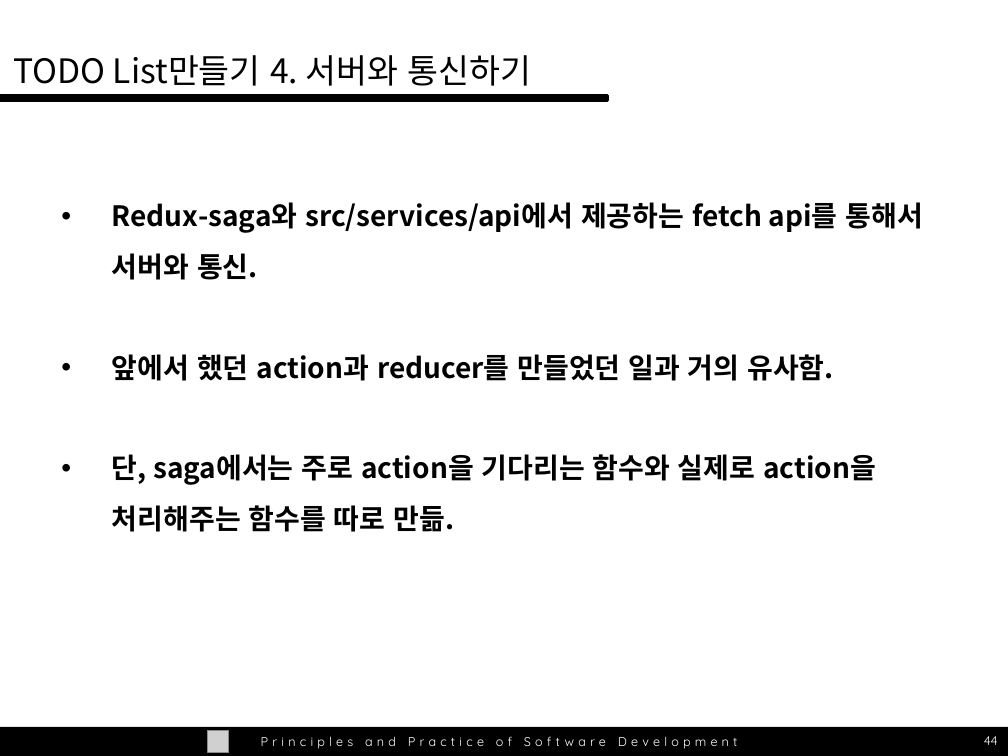
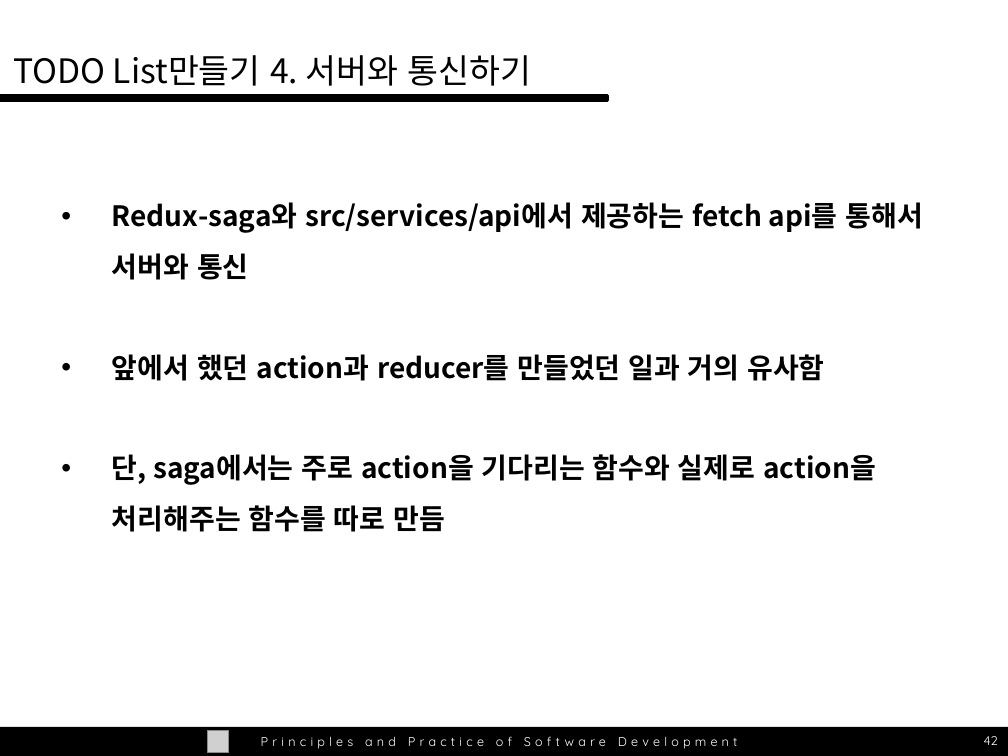
Before and after one commit to wlxyzlw/swpp201701, a slide deck: slide 42 of ta-session/swpp_04.10_redux.pptx (slide 44 before the commit). Drawn at 1008x756 pixels with LibreOffice and Linux fonts; fonts in the diff are those of the drawing; grey boxes stand for pictures. Boxes give left, top, right and bottom in pixels: in the first picture for what was removed or moved away, otherwise in the second. Text is boxed around its words. In the diff, an @@ line names an element or a change of style, - is before the commit and + after.

```diff
--- a/ta-session/swpp_04.10_redux.pptx
+++ b/ta-session/swpp_04.10_redux.pptx
@@ text at [112,202,922,532]: text changed @@
-• Redux-saga와 src/services/api에서 제공하는 fetch api를 통해서 서버와 통신.
-• 앞에서 했던 action과 reducer를 만들었던 일과 거의 유사함.
-• 단, saga에서는 주로 action을 기다리는 함수와 실제로 action을 처리해주는 함수를 따로 만듦.
+• Redux-saga와 src/services/api에서 제공하는 fetch api를 통해서 서버와 통신
+• 앞에서 했던 action과 reducer를 만들었던 일과 거의 유사함
+• 단, saga에서는 주로 action을 기다리는 함수와 실제로 action을 처리해주는 함수를 따로 만듬
@@ page number at [984,736,998,745]: text changed @@
-44
+42
```
Also in this commit, not shown: 29 other slides changed, 1 slide removed.
